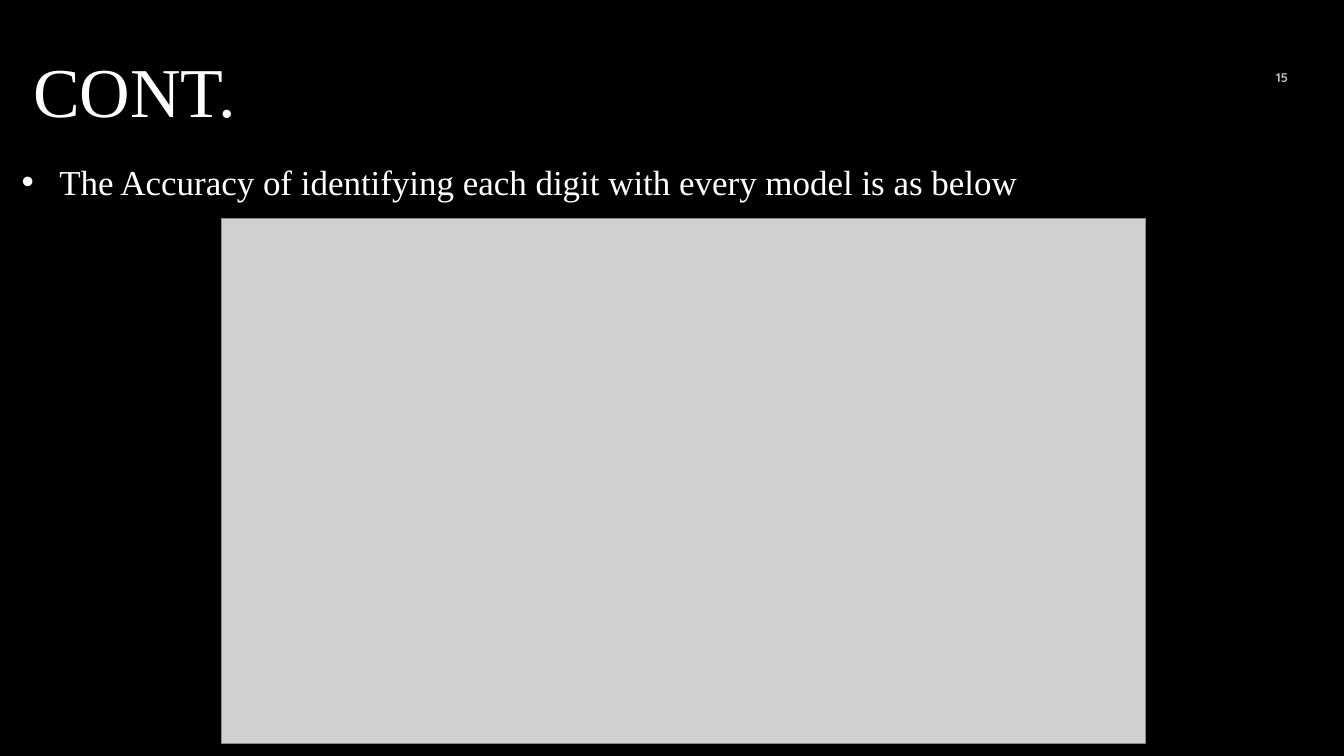
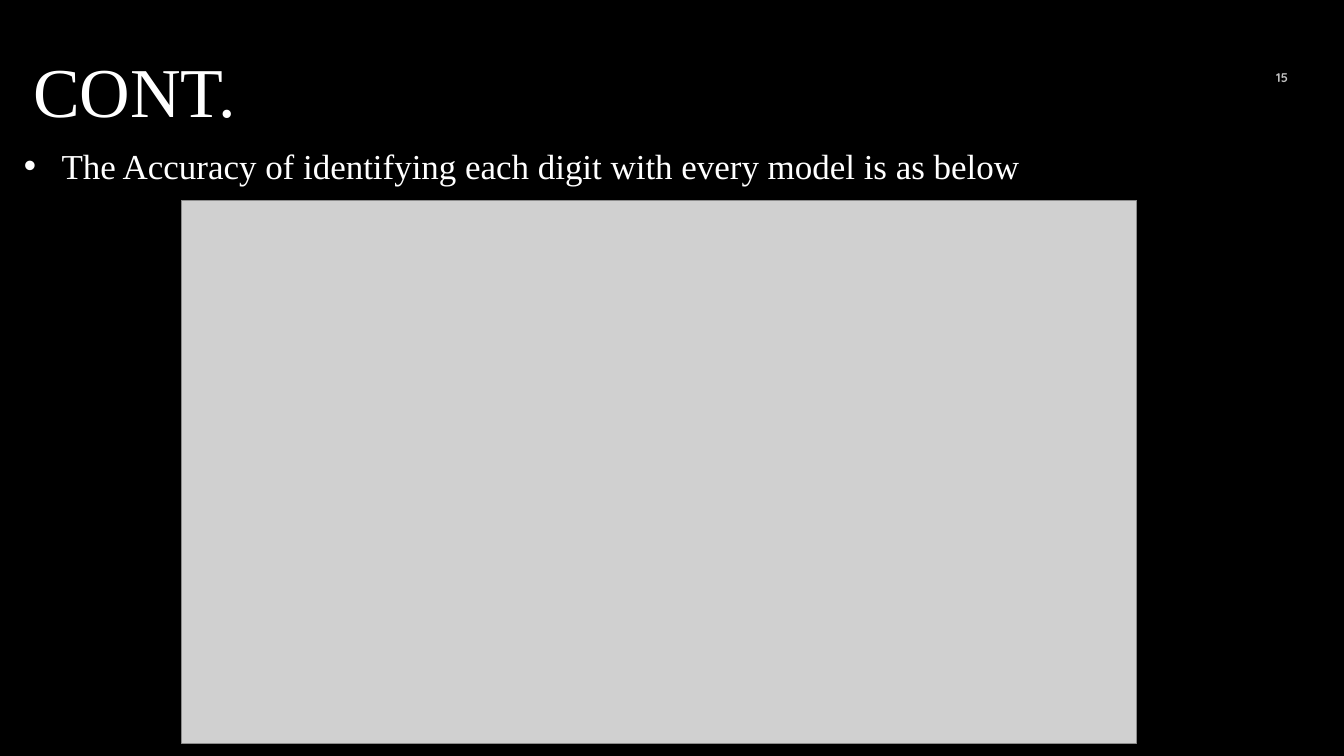
Before and after one commit to pradeepchandravarma/KNN, a slide deck: slide 15 of Bayes_Classifier or KNN.pptx. Drawn at 1344x756 pixels with LibreOffice and Linux fonts; fonts in the diff are those of the drawing; grey boxes stand for pictures; background and template pictures are left out. Boxes give left, top, right and bottom in pixels: in the first picture for what was removed or moved away, otherwise in the second. Text is boxed around its words. In the diff, an @@ line names an element or a change of style, - is before the commit and + after.

```diff
--- a/Bayes_Classifier or KNN.pptx
+++ b/Bayes_Classifier or KNN.pptx
@@ text "The Accuracy of identifying each ...": place and size @@
-text "The Accuracy of identifying each ..." at (59,170,1016,202)
+text "The Accuracy of identifying each ..." at (62,154,1019,186)
@@ picture: place and size @@
-picture at (222,218,1146,743)
+picture at (181,201,1137,744)
```
Also in this commit, not shown: 1 other slide changed.
